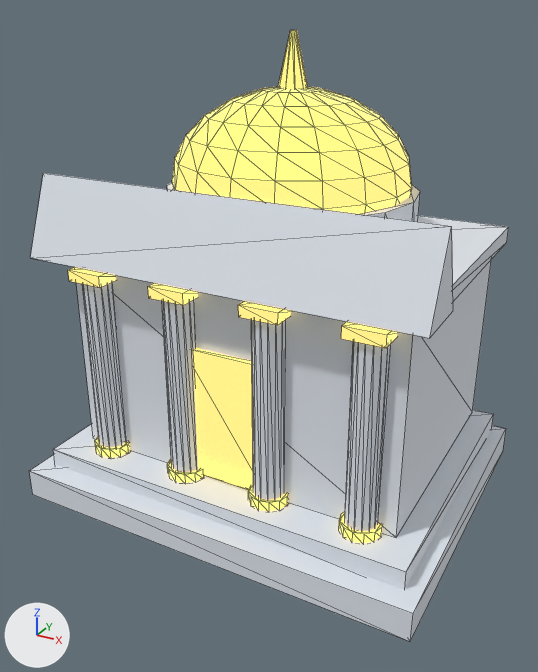
What one commit did to the glTF model modelos/entorno/gran_archivo.glb.
One viewpoint serves both versions: a camera (50 mm lens) standing at (4.41, -8.22, 6.34) and looking at (0.02, -0.24, 2.35). Lighting does not change. The marker at lower left points along +X, +Y and +Z. The picture after the commit comes second. Mesh edges are drawn as thin lines. Where no turn or scale is listed for an object, it has been applied to the vertices. Vertices at exactly the same position are counted once.
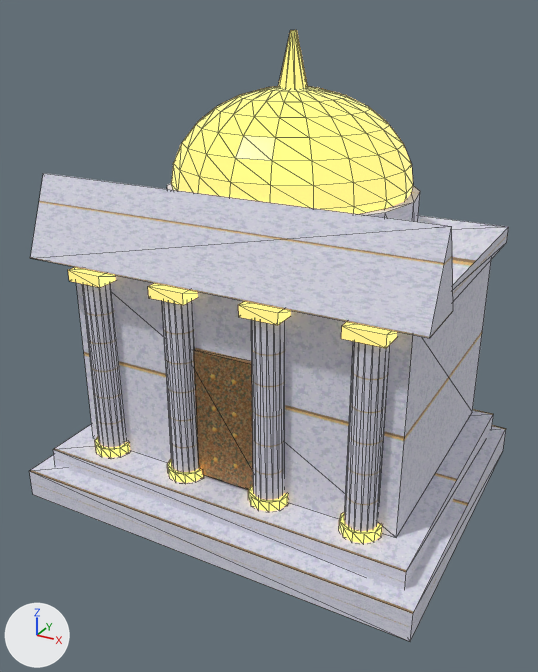
What differs and where, as boxes [x1, y1, x2, y2] in the pictures (538 x 672 px; the box of a moved part takes in the faces that stretch with it):
'Archivo_Fronton', recoloured, surface changed
    both: [30, 173, 453, 338]
'Cube.002', recoloured
    both: [76, 272, 485, 538]
'Sphere', reshaped
    before: [172, 87, 412, 214]
    after: [171, 86, 413, 214]
'Cube', recoloured
    both: [29, 425, 506, 635]
'Cube.001', recoloured
    both: [53, 409, 494, 590]
'Cube.008', recoloured, surface changed (yellow to brown)
    both: [193, 348, 253, 490]
'Cylinder.006', reshaped
    before: [345, 341, 391, 531]
    after: [344, 341, 391, 531]
'Cube.003', recoloured
    both: [418, 215, 509, 297]
'Cylinder.008', recoloured, surface changed
    both: [167, 183, 420, 222]
part 1 of me_cylinder, moved or reshaped
    both: [82, 282, 126, 448]
part 2 of me_cylinder_002, moved or reshaped
    both: [162, 300, 198, 472]
part 3 of me_cylinder_004, moved or reshaped
    both: [251, 320, 286, 500]

What changed in the scene script:
```text
Change me_cube:
    where me_cube.from_pydata(...)  # 8 vertices, 12 faces; spans x -2.8..2.8, y -2.2..2.2, z -0.2..0.2
    remove me_cube.materials.append(mat_mat_marmol_sigilia)  # white #e2e8f0
    add me_cube.materials.append(mat_mat_archivo_marmol)  # picture img_marmol_sigilia_tile
Change me_cube_001:
    where me_cube_001.from_pydata(...)  # 8 vertices, 12 faces; spans x -2.6..2.6, y -2.0..2.0, z -0.15..0.15
    remove me_cube_001.materials.append(mat_mat_marmol_sigilia)  # white #e2e8f0
    add me_cube_001.materials.append(mat_mat_archivo_marmol)  # picture img_marmol_sigilia_tile
Change me_cube_002:
    where me_cube_002.from_pydata(...)  # 8 vertices, 12 faces; spans x -2.3..2.3, y -1.7..1.7, z -1.35..1.35
    remove me_cube_002.materials.append(mat_mat_marmol_sigilia)  # white #e2e8f0
    add me_cube_002.materials.append(mat_mat_archivo_marmol)  # picture img_marmol_sigilia_tile
Change me_cube_003:
    where me_cube_003.from_pydata(...)  # 8 vertices, 12 faces; spans x -2.45..2.45, y -1.85..1.85, z -0.11..0.11
    remove me_cube_003.materials.append(mat_mat_marmol_sigilia)  # white #e2e8f0
    add me_cube_003.materials.append(mat_mat_archivo_marmol)  # picture img_marmol_sigilia_tile
Change me_cylinder:
    remove me_cylinder.from_pydata(...)  # 28 vertices, 52 faces; spans x -0.19..0.19, y -0.2..0.2, z -1.35..1.35
    remove me_cylinder.materials.append(mat_mat_marmol_sigilia)  # white #e2e8f0
    add me_cylinder.from_pydata(...)  # 32 vertices, 60 faces; spans x -0.2..0.2, y -0.2..0.2, z -1.35..1.35
    me_cylinder part 1
    24 vertices are removed from x -0.19..0.19, y -0.18..0.18, z -1.35..1.35
    52 faces are deleted
    14 vertices are added at x -0.2..0.2, y -0.18..0.18, z -1.35
    14 new vertices lie (0.0, 0.0, 2.7) away from vertices in x -0.2..0.2, y -0.18..0.18, z -1.35
    60 new faces join them
    add me_cylinder.materials.append(mat_mat_archivo_marmol)  # picture img_marmol_sigilia_tile
Change me_cylinder_002:
    remove me_cylinder_002.from_pydata(...)  # 28 vertices, 52 faces; spans x -0.19..0.19, y -0.2..0.2, z -1.35..1.35
    remove me_cylinder_002.materials.append(mat_mat_marmol_sigilia)  # white #e2e8f0
    add me_cylinder_002.from_pydata(...)  # 32 vertices, 60 faces; spans x -0.2..0.2, y -0.2..0.2, z -1.35..1.35
    me_cylinder_002 part 2
    24 vertices are removed from x -0.19..0.19, y -0.18..0.18, z -1.35..1.35
    52 faces are deleted
    14 vertices are added at x -0.2..0.2, y -0.18..0.18, z -1.35
    14 new vertices lie (0.0, 0.0, 2.7) away from vertices in x -0.2..0.2, y -0.18..0.18, z -1.35
    60 new faces join them
    add me_cylinder_002.materials.append(mat_mat_archivo_marmol)  # picture img_marmol_sigilia_tile
Change me_cylinder_004:
    remove me_cylinder_004.from_pydata(...)  # 28 vertices, 52 faces; spans x -0.19..0.19, y -0.2..0.2, z -1.35..1.35
    remove me_cylinder_004.materials.append(mat_mat_marmol_sigilia)  # white #e2e8f0
    add me_cylinder_004.from_pydata(...)  # 32 vertices, 60 faces; spans x -0.2..0.2, y -0.2..0.2, z -1.35..1.35
    me_cylinder_004 part 3
    24 vertices are removed from x -0.19..0.19, y -0.18..0.18, z -1.35..1.35
    52 faces are deleted
    14 vertices are added at x -0.2..0.2, y -0.18..0.18, z -1.35
    14 new vertices lie (0.0, 0.0, 2.7) away from vertices in x -0.2..0.2, y -0.18..0.18, z -1.35
    60 new faces join them
    add me_cylinder_004.materials.append(mat_mat_archivo_marmol)  # picture img_marmol_sigilia_tile
Change me_cylinder_006:
    remove me_cylinder_006.from_pydata(...)  # 28 vertices, 52 faces; spans x -0.19..0.19, y -0.2..0.2, z -1.35..1.35
    remove me_cylinder_006.materials.append(mat_mat_marmol_sigilia)  # white #e2e8f0
    add me_cylinder_006.from_pydata(...)  # 32 vertices, 60 faces; spans x -0.2..0.2, y -0.2..0.2, z -1.35..1.35
    me_cylinder_006 part 4
    24 vertices are removed from x -0.19..0.19, y -0.18..0.18, z -1.35..1.35
    52 faces are deleted
    14 vertices are added at x -0.2..0.2, y -0.18..0.18, z -1.35
    14 new vertices lie (0.0, 0.0, 2.7) away from vertices in x -0.2..0.2, y -0.18..0.18, z -1.35
    60 new faces join them
    add me_cylinder_006.materials.append(mat_mat_archivo_marmol)  # picture img_marmol_sigilia_tile
Change me_archivo_fronton:
    where me_archivo_fronton.from_pydata(...)  # 6 vertices, 8 faces; spans x -2.6..2.6, y -1.75..-0.95, z 3.45..4.45
    remove me_archivo_fronton.materials.append(mat_mat_marmol_sigilia)  # white #e2e8f0
    me_archivo_fronton part 5: texture (UV) coordinates changed
    add me_archivo_fronton.materials.append(mat_mat_archivo_marmol)  # picture img_marmol_sigilia_tile
Change me_cube_008:
    where me_cube_008.from_pydata(...)  # 8 vertices, 12 faces; spans x -0.6..0.6, y -0.05..0.05, z -0.9..0.9
    remove me_cube_008.materials.append(mat_mat_oro_reliquia)  # orange #f59e0b, glowing yellow #fde68a
    me_cube_008 part 6: texture (UV) coordinates of 12 of 12 faces, centred in x -0.6..0.6, y -0.05..0.05, z -0.9..0.9, changed; they spanned u 0.12..0.88, v 0.0..1.0 and now span u -0.5..0.5, v -0.75..0.75
    add me_cube_008.materials.append(mat_mat_archivo_bronce)  # picture img_bronce_sigilia_tile
Change me_cylinder_008:
    where me_cylinder_008.from_pydata(...)  # 32 vertices, 60 faces; spans x -1.65..1.65, y -1.65..1.65, z -0.4..0.4
    remove me_cylinder_008.materials.append(mat_mat_marmol_sigilia)  # white #e2e8f0
    me_cylinder_008 part 7: texture (UV) coordinates of 60 of 60 faces, centred in x -1.61..1.61, y -1.61..1.61, z -0.4..0.4, changed; they spanned u 0.0..1.0, v 0.01..1.0 and now span u -2.8..3.8, v -1.15..2.15
    add me_cylinder_008.materials.append(mat_mat_archivo_marmol)  # picture img_marmol_sigilia_tile
Change me_sphere:
    remove me_sphere.from_pydata(...)  # 200 vertices, 396 faces; spans x -1.53..1.53, y -1.55..1.55, z -1.16..1.16
    add me_sphere.from_pydata(...)  # 262 vertices, 520 faces; spans x -1.55..1.55, y -1.55..1.55, z -1.16..1.16
    me_sphere part 8: 196 vertices removed from x -1.53..1.53, y -1.5..1.5, z -1.12..1.12; 258 vertices added at x -1.55..1.55, y -1.51..1.51, z -1.13..1.13
```
